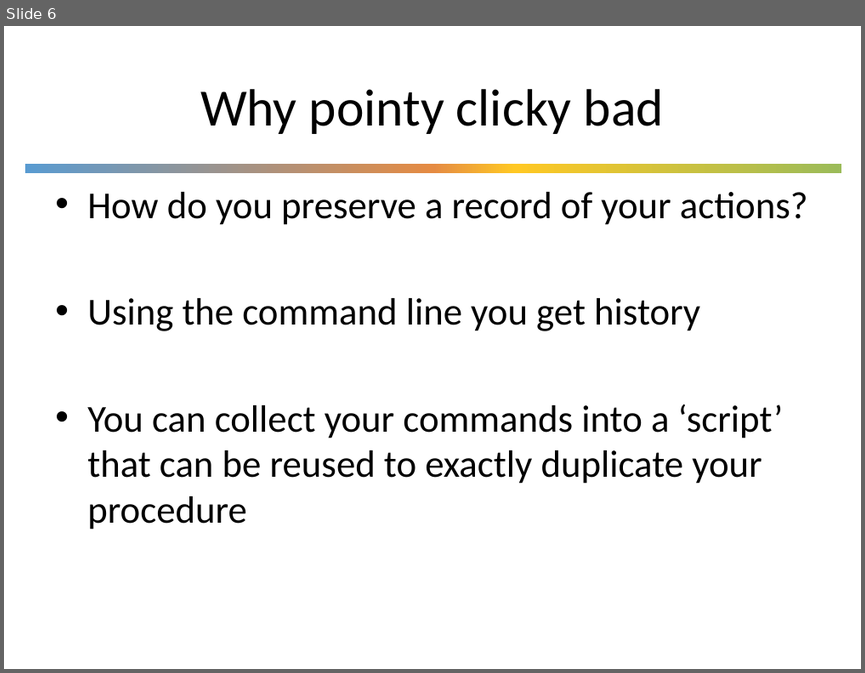
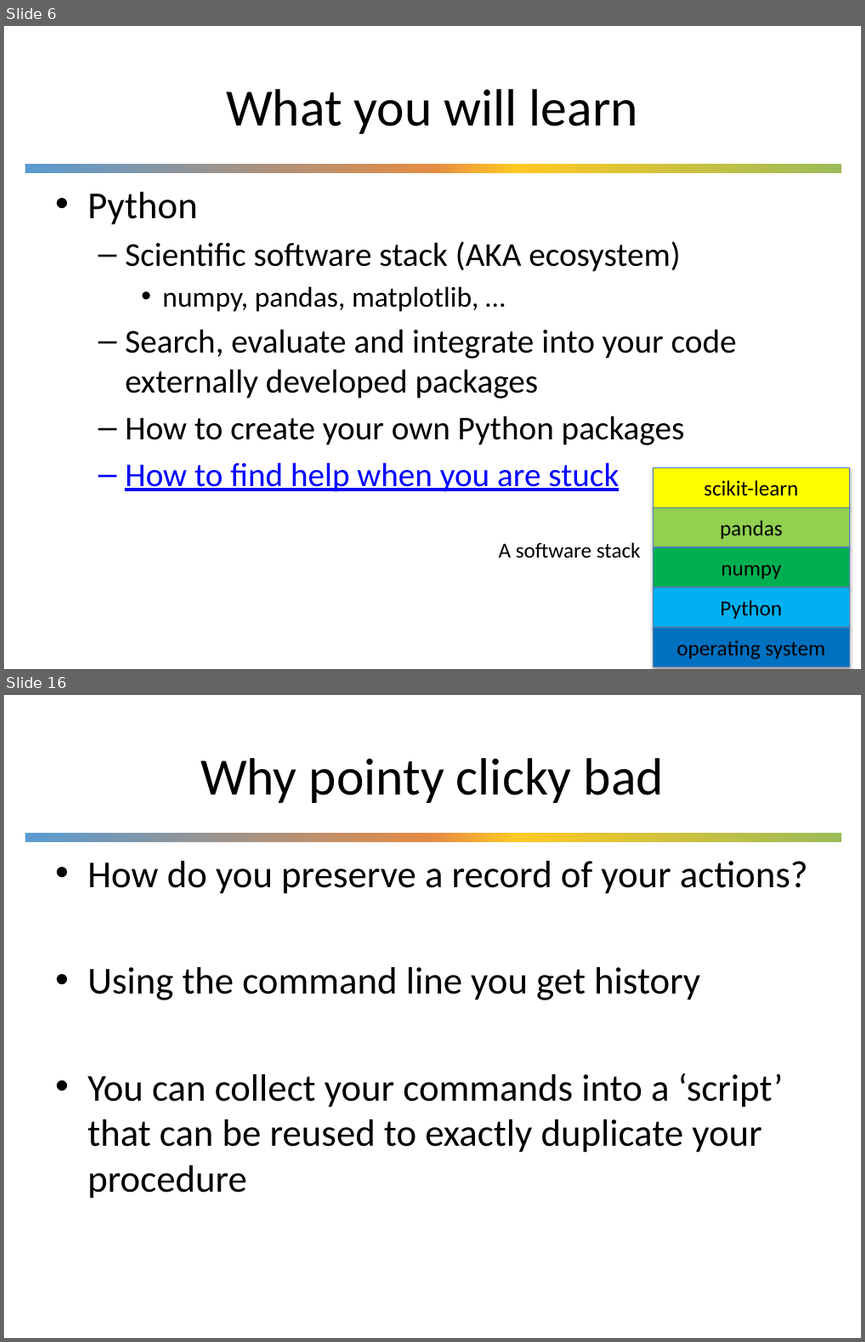
Before and after one commit to UWDIRECT/UWDIRECT.github.io, a slide deck: Wi21_content/SEDS/L1.1.Command_Line.pptx. Shown one above the other, each under a label of ours: slide 6 before the commit, slides 6 and 16 after it; the slides between them are not shown. The pictures are 865x673 and 865x1342 pixels, drawn with LibreOffice and Linux fonts; fonts in the diff are those of the drawing; background and template pictures are left out. Boxes give left, top, right and bottom in pixels: in the first picture for what was removed or moved away, otherwise in the second. Text is boxed around its words. In the diff, an @@ line names an element or a change of style, - is before the commit and + after.

```diff
--- a/Wi21_content/SEDS/L1.1.Command_Line.pptx
+++ b/Wi21_content/SEDS/L1.1.Command_Line.pptx
@@ slide 6 added at (4, 26, 861, 669), background #FFFFFF; not listed: 1 template element that a slide beside it also shows @@
@@ title added at (226, 89, 638, 134), 44 pt, text #000000 @@
+What you will learn
@@ text added at (87, 192, 737, 492), 28 pt, text #000000 @@
+• Python
+  – Scientific software stack (AKA ecosystem)
+    • numpy, pandas, matplotlib, …
+  – Search, evaluate and integrate into your code externally developed packages
+  – How to create your own Python packages
+  – How to find help when you are stuck
@@ group added at (499, 467, 850, 667): 5 rectangles, 1 text @@
+scikit-learn
+pandas
+numpy
+Python
+operating system
+A software stack
@@ what was slide 6 is now slide 16 @@
```
Also in this commit, not shown: 1 slide changed, 13 other slides added, 2 slides removed.
